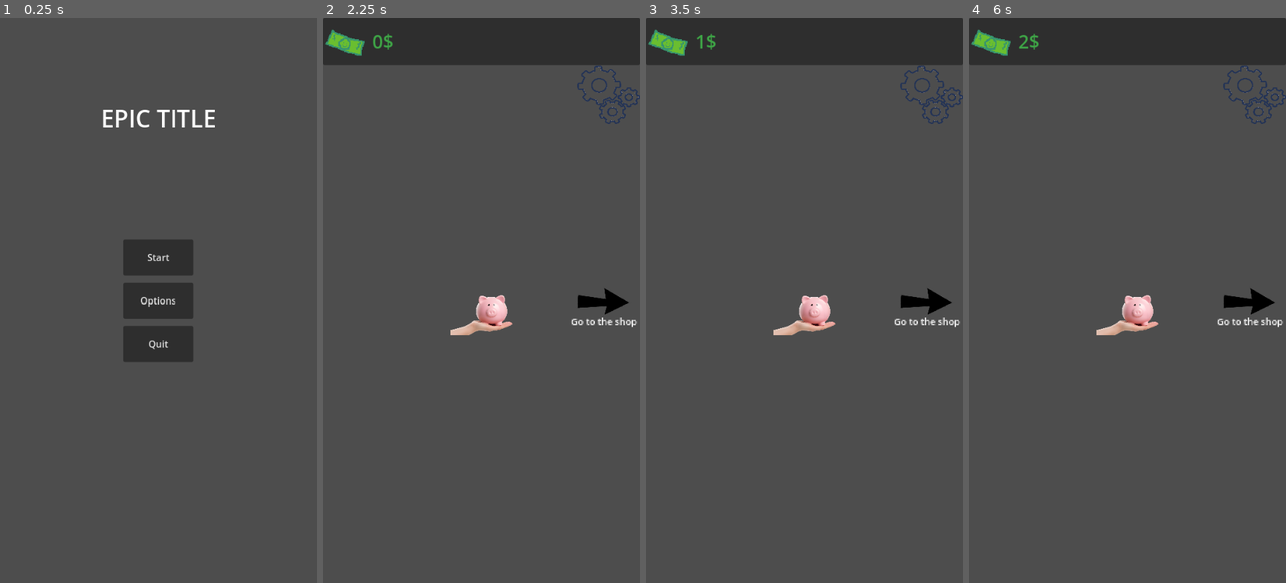
Above: before the commit, frames 1-4 (left to right).
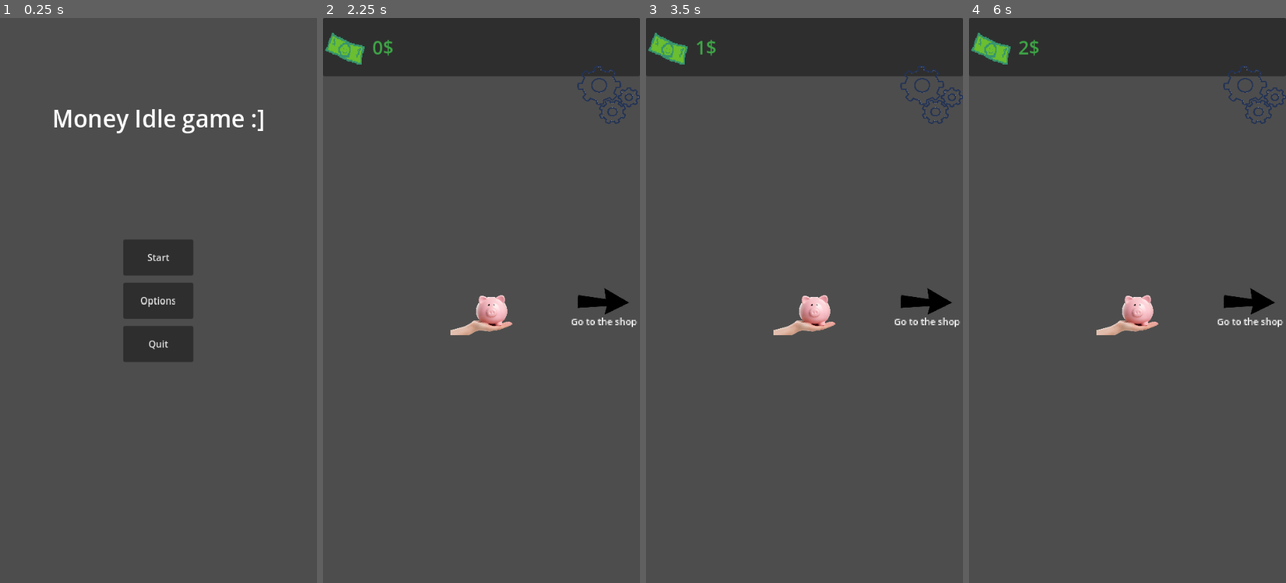
Above: after the commit, the same moments.

Repository: digitalpotato96/Clicker_Game
Game: Godot game, scene res://Scenes/main_menu.tscn
Two runs of this game, one before a commit and one after it. Both use one fixed random seed, a clock stepped at 60 frames per second and the inputs below.
Inputs (mouse positions are in pixels of both pictures, inside the frame that each line leads up to):
- Up to frame 1 (0.25 s): no input
- Up to frame 2 (2.25 s): click "Start" at 0.5 s; click (608, 97) at 1.25 s; click "Start" at 2 s
- Up to frame 3 (3.5 s): click (804, 306) at 2.75 s
- Up to frame 4 (6 s): click (1251, 300) at 3.5 s; click (1254, 91) at 4.25 s; click "Start" at 5 s; click (1127, 306) at 5.75 s

The runs differ from the first frame. In frame 1, 1.1% of the frame differs, in the area x 17-84%, y 16-21%; in frame 2, 2.3%; in frame 3, 2.3%; in frame 4, 2.3%, in the area x 0-100%, y 2-11%.

Commit message:
0.5v
a compiled 0.5v build of the game, on my phone.

Diff:
--- a/Scenes/Main_UI.tscn
+++ b/Scenes/Main_UI.tscn
@@ -27,7 +27,7 @@
 [node name="New_counter" type="PanelContainer" parent="."]
 anchors_preset = 10
 anchor_right = 1.0
-offset_bottom = 37.0
+offset_bottom = 99.0
 grow_horizontal = 2
 
 [node name="HBoxContainer" type="HBoxContainer" parent="New_counter"]
--- a/Scenes/main_menu.tscn
+++ b/Scenes/main_menu.tscn
@@ -57,7 +57,7 @@
 grow_horizontal = 2
 grow_vertical = 2
 theme_override_font_sizes/normal_font_size = 40
-text = "EPIC TITLE"
+text = "Money Idle game :]"
 fit_content = true
 horizontal_alignment = 1
 vertical_alignment = 1
Not shown, changed: export_presets.cfg
